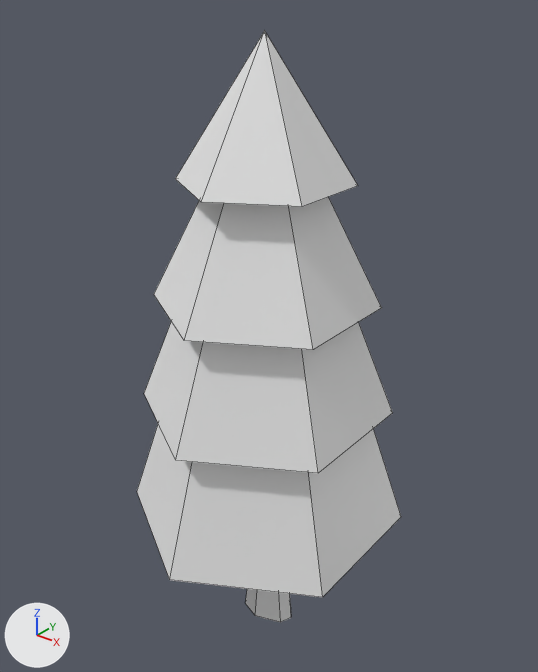
The Blender file raw/meshes/tree_pine.blend, before and after one commit.
Before and after are seen from a 50 mm lens placed at (7.3, -8.62, 11.6), pointed at (-0.13, 0.67, 5.84). Arrows for +X, +Y and +Z are at lower left; the lights stay in place. Mesh edges are drawn as thin lines.

Script lines for the objects in view, before the commit:
```python
me_cylinder = bpy.data.meshes.new('Cylinder')
me_cylinder.from_pydata(...)  # 52 vertices, 45 faces; spans x -2.27..2.23, y -2.16..3.03, z -0.94..1.64
ob_cylinder = bpy.data.objects.new('Cylinder', me_cylinder)
ob_cylinder.location = (0.0, 0.0, 3.8)
ob_cylinder.scale = (1.0, 1.0, 4.31)
```
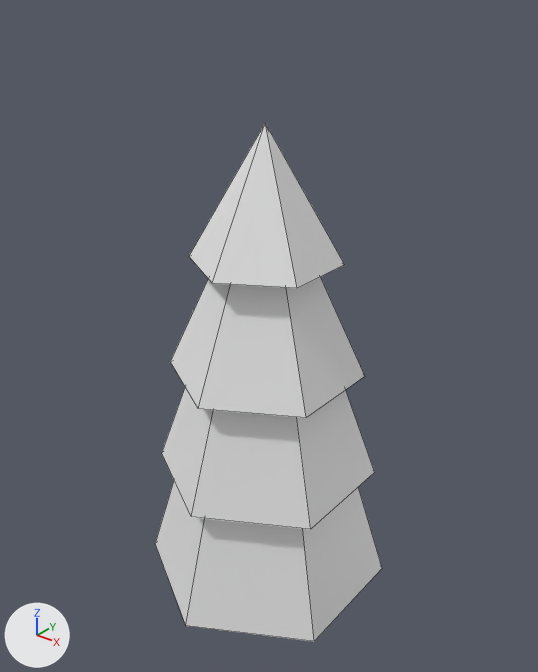
Commit message: Stouten pine

Where the change shows, as pixel boxes (x1, y1, x2, y2) in the pictures (538 x 672 px; the box of a moved part takes in the faces that stretch with it):
'Cylinder', reshaped (14% narrower, 12% shorter): before (137, 31, 401, 622); after (155, 123, 382, 642)
part 1 of me_cylinder, moved or reshaped: before (137, 424, 401, 597); after (155, 481, 382, 642)
part 2 of me_cylinder, moved or reshaped: before (144, 322, 393, 473); after (162, 388, 375, 529)
part 3 of me_cylinder, moved or reshaped: before (154, 197, 382, 350); after (170, 277, 365, 418)
part 4 of me_cylinder, moved or reshaped: before (175, 31, 358, 206); after (189, 123, 345, 288)
part 5 of me_cylinder, moved or reshaped (not visible afterwards): before (245, 589, 291, 622)

Diff of the bpy script that builds the scene:
```diff
--- a/raw/meshes/tree_pine.blend.py
+++ b/raw/meshes/tree_pine.blend.py
@@ me_cylinder @@
 # used by ob_cylinder; location = (0.0, 0.0, 3.8); scale = (1.0, 1.0, 4.31)
-me_cylinder.from_pydata(...)  # 52 vertices, 45 faces; spans x -2.27..2.23, y -2.16..3.03, z -0.94..1.64
+me_cylinder.from_pydata(...)  # 52 vertices, 45 faces; spans x -2.03..2.0, y -1.87..2.74, z -0.93..1.34
+# me_cylinder part 1: the loose piece of 7 vertices spanning x -2.27..2.23, y -2.16..3.03, z -0.34..1.47 is scaled about its middle by (0.894, 0.887, 1), then moved by (0.01, 0.0, -0.3)
+# me_cylinder part 2: the loose piece of 7 vertices spanning x -2.0..1.95, y -1.84..2.71, z 0.19..1.5 is scaled about its middle by (0.894, 0.887, 1), then moved by (0.01, 0.0, -0.3)
+# me_cylinder part 3: the loose piece of 7 vertices spanning x -1.71..1.67, y -1.52..2.39, z 0.65..1.53 is scaled about its middle by (0.894, 0.887, 1), then moved by (0.01, 0.0, -0.3)
+# me_cylinder part 4: the loose piece of 7 vertices spanning x -1.28..1.24, y -1.02..1.89, z 1.13..1.64 is scaled about its middle by (0.894, 0.887, 1), then moved by (0.01, 0.0, -0.3)
+# me_cylinder part 5: 24 of 52 vertices moved; they spanned x -0.43..0.63, y 0.01..0.9, z -0.94..0.58 and now span x -0.53..0.72, y -0.26..1.16, z -0.93..0.27; mean shift (-0.01, 0.0, -0.2); largest move (0.1, 0.22, -0.31) -> (0.09, -0.08, -0.62)
```
